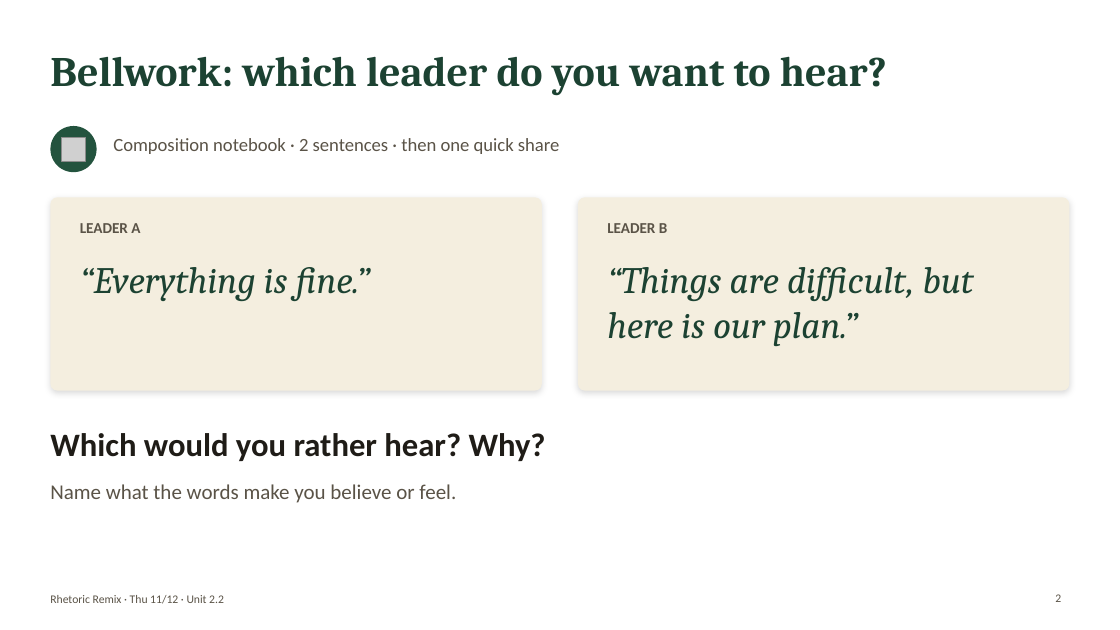
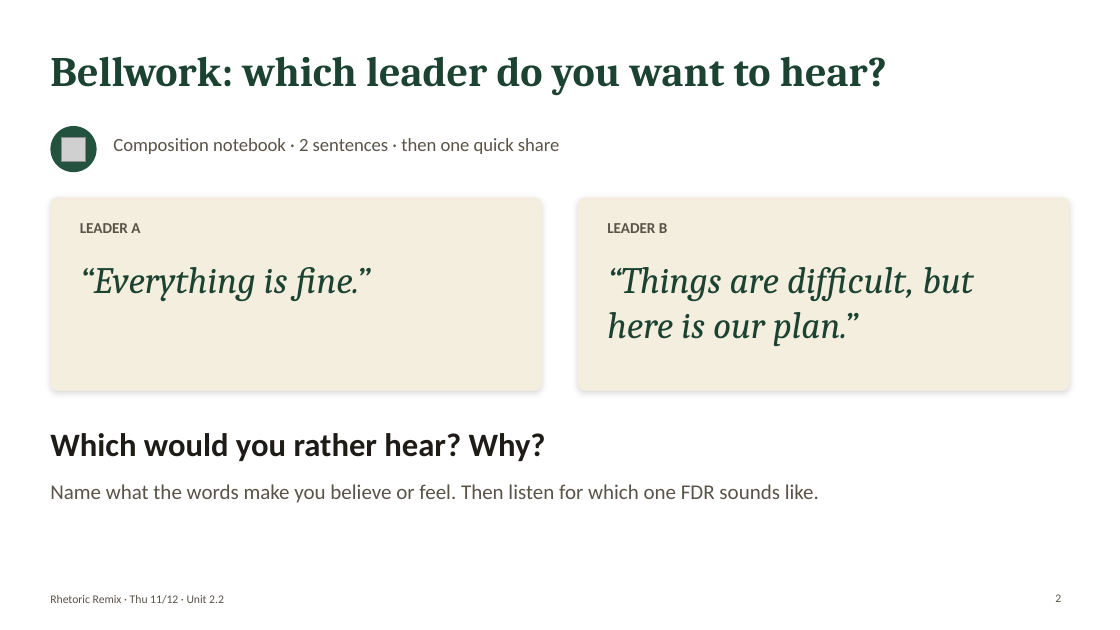
Before and after one commit to bookfairshit/Unit-2.2-Informational-Text, a slide deck: slide 2 of lumio/rhetoric-remix-nov-12.pptx. Drawn at 1120x630 pixels with LibreOffice and Linux fonts; fonts in the diff are those of the drawing; grey boxes stand for pictures. Boxes give left, top, right and bottom in pixels: in the first picture for what was removed or moved away, otherwise in the second. Text is boxed around its words. In the diff, an @@ line names an element or a change of style, - is before the commit and + after.

```diff
--- a/lumio/rhetoric-remix-nov-12.pptx
+++ b/lumio/rhetoric-remix-nov-12.pptx
@@ text at (x1=50, y1=484, x2=819, y2=503): text changed @@
-Name what the words make you believe or feel.
+Name what the words make you believe or feel. Then listen for which one FDR sounds like.
```
Also in this commit, not shown: 14 other slides changed, 7 slides added, 4 slides removed, 1 other file.
